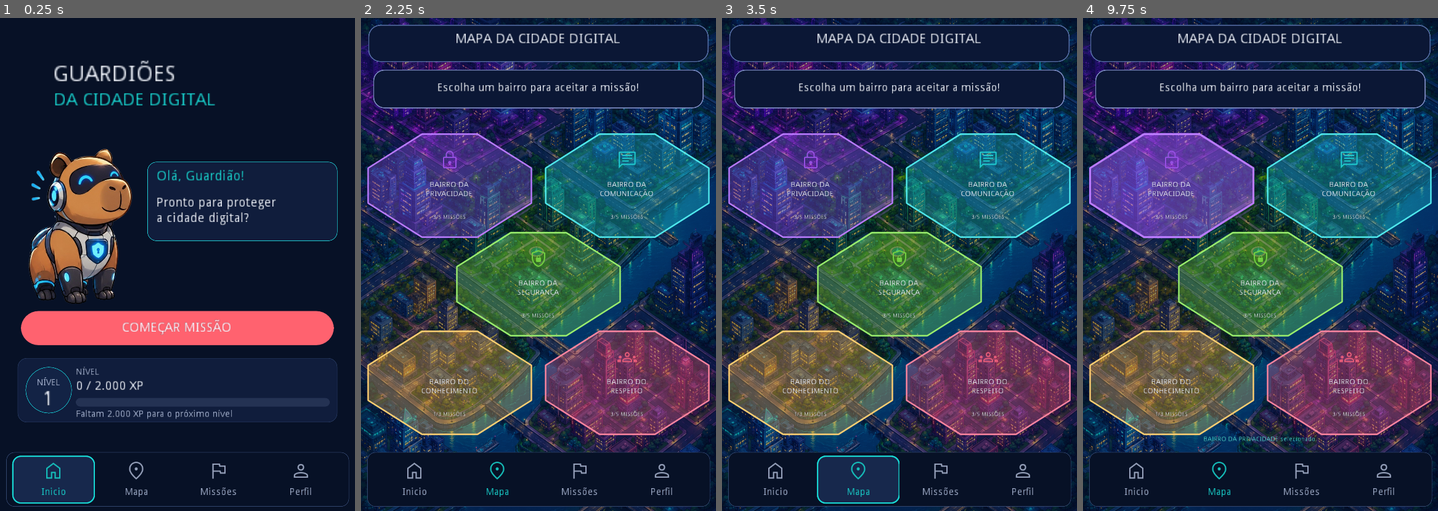
Above: before the commit, frames 1-4 (left to right).
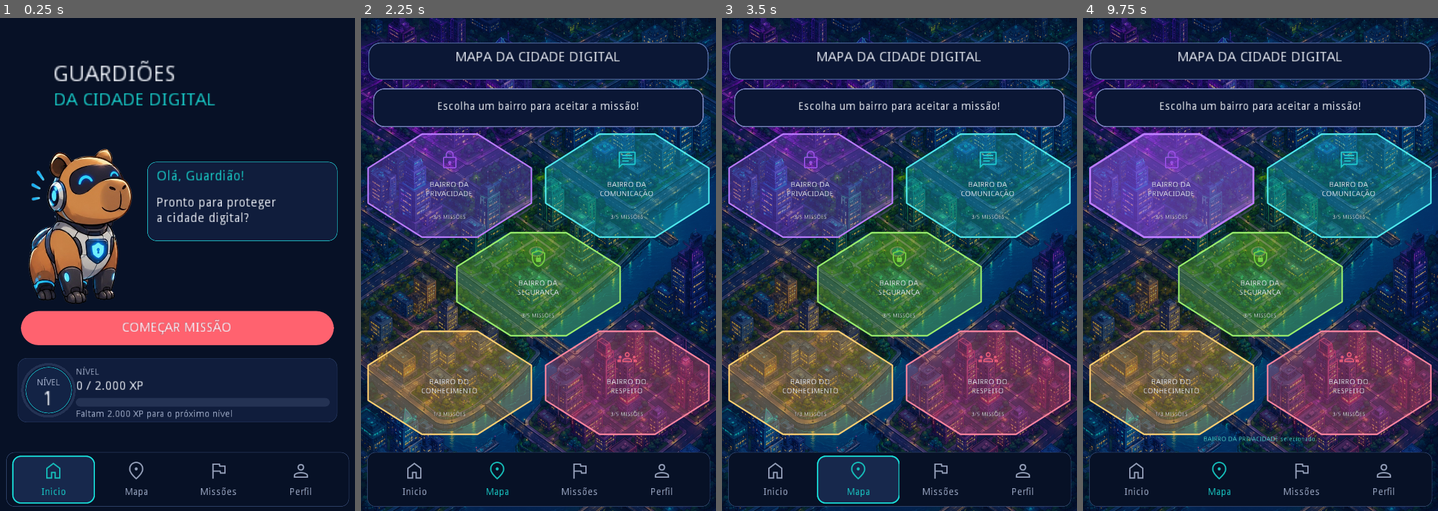
Above: after the commit, the same moments.

Repository: Samuelf17/GabiTech
Game: Godot game, scene res://app/menus/home_screen.tscn
Same seed, same stepped clock (60 frames per second), same inputs: the game is played once before the commit and once after it.
Inputs (mouse positions are in pixels of both pictures, inside the frame that each line leads up to):
- Up to frame 1 (0.25 s): no input
- Up to frame 2 (2.25 s): click "COMEÇAR MISSÃO" at 0.5 s; click "Inicio" at 1.25 s; click "COMEÇAR MISSÃO" at 2 s
- Up to frame 3 (3.5 s): click "Mapa" at 2.75 s
- Up to frame 4 (9.75 s): click "Missões" at 3.5 s; click "Perfil" at 4.25 s; click "DISTINTIVOS" at 5 s; click "CONQUISTAS" at 5.75 s; click "COLEÇÃO" at 6.5 s; click "Inicio" at 7.25 s; click "Inicio" at 8 s; click "Mapa" at 8.75 s; tap Enter at 9.5, 9.6 s; move the mouse to (1338, 239) at 9.52 s; hold Right from 9.53 s (still down); click (1338, 239) at 9.67 s

The runs differ from the first frame. In frame 2, 7.3% of the frame differs, in the area x 2-98%, y 1-23%; in frame 3, 7.3%; in frame 4, 7.3%.

Commit message:
Ajustes na tela de mapa

Diff:
--- a/app/menus/home_screen.gd
+++ b/app/menus/home_screen.gd
@@ -67,6 +67,12 @@
 
 	ui["progress_panel"] = _new_panel("ProgressPanel", PANEL, Color("#26385e"), 18)
 	ui["level_badge"] = _new_panel("LevelBadge", Color("#132345"), Color("#16c7d0"), 56)
+	var level_ring := Control.new()
+	level_ring.name = "LevelProgressRing"
+	level_ring.set_script(preload("res://shared/progress/progress_ring.gd"))
+	level_ring.mouse_filter = Control.MOUSE_FILTER_IGNORE
+	add_child(level_ring)
+	ui["level_ring"] = level_ring
 	ui["level_caption"] = _new_label("NÍVEL", MUTED, "caption", Label.ALIGN_CENTER)
 	ui["level_number"] = _new_label("1", WHITE, "display_number", Label.ALIGN_CENTER)
 	ui["progress_title"] = _new_label("NÍVEL", MUTED, "caption")
@@ -169,9 +175,13 @@
 	_place(ui["progress_panel"], x, y, width, height)
 	var padding: float = min(width, height) * 0.12
 	var badge_size: float = min(height * 0.72, width * 0.22)
-	_place(ui["level_badge"], x + padding, y + (height - badge_size) * 0.5, badge_size, badge_size)
-	_place(ui["level_caption"], x + padding + 5, y + height * 0.5 - badge_size * 0.27, badge_size - 10, badge_size * 0.23, font_basis)
-	_place(ui["level_number"], x + padding + 5, y + height * 0.5 - badge_size * 0.02, badge_size - 10, badge_size * 0.45, font_basis)
+	var badge_x: float = x + padding
+	var badge_y: float = y + (height - badge_size) * 0.5
+	_place(ui["level_badge"], badge_x, badge_y, badge_size, badge_size)
+	var ring_size: float = badge_size * 1.18
+	_place(ui["level_ring"], badge_x - (ring_size - badge_size) * 0.5, badge_y - (ring_size - badge_size) * 0.5, ring_size, ring_size)
+	_place(ui["level_caption"], badge_x + 5, y + height * 0.5 - badge_size * 0.27, badge_size - 10, badge_size * 0.23, font_basis)
+	_place(ui["level_number"], badge_x + 5, y + height * 0.5 - badge_size * 0.02, badge_size - 10, badge_size * 0.45, font_basis)
 
 	var text_x := x + padding + badge_size + padding * 0.55
 	var text_width := width - (text_x - x) - padding
@@ -302,6 +312,7 @@
 	var current_xp: int = int(progress["experience"])
 	var xp_required: int = Progression.experience_per_level
 	ui["level_number"].text = str(progress["level"])
+	ui["level_ring"].call("set_progress_ratio", Progression.get_progress_ratio())
 	ui["progress_value"].text = "%s / %s XP" % [Progression.format_number(current_xp), Progression.format_number(xp_required)]
 	ui["progress_hint"].text = "Faltam %s XP para o próximo nível" % Progression.format_number(xp_required - current_xp)
 
--- a/app/menus/map_screen.gd
+++ b/app/menus/map_screen.gd
@@ -1,8 +1,8 @@
 extends Control
 
 const BOTTOM_NAVIGATION = preload("res://shared/ui/bottom_navigation.tscn")
-const PORTRAIT_MAP_BACKGROUND = preload("res://shared/map/assets/mapa.png")
-const LANDSCAPE_MAP_BACKGROUND = preload("res://shared/map/assets/mapa_horizontal.png")
+const PORTRAIT_MAP_BACKGROUND_PATH = "res://shared/map/assets/mapa.png"
+const LANDSCAPE_MAP_BACKGROUND_PATH = "res://shared/map/assets/mapa_horizontal.png"
 const NAVY = Color("#071126")
 const PANEL = Color("#0b1735")
 const WHITE = Color("#f3f7ff")
@@ -24,6 +24,7 @@
 var ui: Dictionary = {}
 var selected_district: int = -1
 var current_viewport_size := Vector2.ZERO
+var active_background_path: String = ""
 
 
 func _ready() -> void:
@@ -35,7 +36,6 @@
 func _build_screen() -> void:
 	var background := TextureRect.new()
 	background.name = "CityMapBackground"
-	background.texture = PORTRAIT_MAP_BACKGROUND
 	background.expand = true
 	background.stretch_mode = TextureRect.STRETCH_KEEP_ASPECT_COVERED
 	background.mouse_filter = Control.MOUSE_FILTER_IGNORE
@@ -154,13 +154,16 @@
 	var width: float = viewport_size.x
 	var height: float = viewport_size.y
 	var landscape: bool = width > height
-	ui["background"].texture = LANDSCAPE_MAP_BACKGROUND if landscape else PORTRAIT_MAP_BACKGROUND
+	_load_background_for_orientation(landscape)
 	var safe: float = min(width, height) * 0.035
 	var font_basis: float = min(width, height)
-	_place(ui["header_panel"], safe * 0.6, safe * 0.55, width - safe * 1.2, height * 0.075)
-	_place(ui["screen_title"], safe * 1.4, safe * 0.65, width - safe * 2.8, height * 0.055, font_basis)
-	_place(ui["prompt_panel"], safe, height * 0.105, width - safe * 2.0, height * 0.078)
-	_place(ui["prompt"], safe * 1.6, height * 0.115, width - safe * 3.2, height * 0.055, font_basis)
+	var header_y: float = height * 0.05
+	var header_height: float = height * 0.075
+	var prompt_y: float = header_y + header_height + height * 0.018
+	_place(ui["header_panel"], safe * 0.6, header_y, width - safe * 1.2, header_height)
+	_place(ui["screen_title"], safe * 1.4, header_y + safe * 0.1, width - safe * 2.8, height * 0.055, font_basis)
+	_place(ui["prompt_panel"], safe, prompt_y, width - safe * 2.0, height * 0.078)
+	_place(ui["prompt"], safe * 1.6, prompt_y + height * 0.01, width - safe * 3.2, height * 0.055, font_basis)
 	var navigation_top: float = ui["navigation"].get_bar_top(viewport_size)
 	_place(ui["status"], safe, navigation_top - height * 0.043, width - safe * 2.0, height * 0.035, font_basis)
 	var regions: Array = _district_layout(viewport_size, landscape)
@@ -181,6 +184,22 @@
 	ui["areas"].update()
 
 
+func _load_background_for_orientation(landscape: bool) -> void:
+	var texture_path: String = LANDSCAPE_MAP_BACKGROUND_PATH if landscape else PORTRAIT_MAP_BACKGROUND_PATH
+	if active_background_path == texture_path:
+		return
+
+	var background: TextureRect = ui["background"]
+	background.texture = null
+	active_background_path = ""
+	var loaded_texture: Texture = ResourceLoader.load(texture_path, "Texture", true)
+	if loaded_texture == null:
+		push_error("Não foi possível carregar a arte do mapa: " + texture_path)
+		return
+	background.texture = loaded_texture
+	active_background_path = texture_path
+
+
 func _place(control: Control, x: float, y: float, width: float, height: float, font_basis: float = 720.0) -> void:
 	var scale: float = 1.0
 	if control.has_meta("font_role"):
--- /dev/null
+++ b/shared/progress/progress_ring.gd
@@ -0,0 +1,41 @@
+extends Control
+
+const TRACK_COLOR = Color("#243253")
+const PROGRESS_COLOR = Color("#18d6d2")
+const SEGMENT_COUNT = 48
+
+var progress_ratio: float = 0.0
+
+
+func _ready() -> void:
+	connect("resized", self, "_on_resized")
+	update()
+
+
+func set_progress_ratio(value: float) -> void:
+	var normalized_ratio: float = clamp(value, 0.0, 1.0)
+	if abs(progress_ratio - normalized_ratio) < 0.0001:
+		return
+	progress_ratio = normalized_ratio
+	update()
+
+
+func _draw() -> void:
+	var diameter: float = min(rect_size.x, rect_size.y)
+	if diameter <= 0.0:
+		return
+
+	var stroke_width: float = max(2.0, diameter * 0.045)
+	var radius: float = max(0.0, (diameter - stroke_width) * 0.5)
+	var center: Vector2 = rect_size * 0.5
+	draw_arc(center, radius, 0.0, PI * 2.0, SEGMENT_COUNT, TRACK_COLOR, stroke_width, false)
+	if progress_ratio <= 0.0:
+		return
+
+	var progress_segments: int = max(2, int(ceil(SEGMENT_COUNT * progress_ratio)))
+	var end_angle: float = -PI * 0.5 + PI * 2.0 * progress_ratio
+	draw_arc(center, radius, -PI * 0.5, end_angle, progress_segments, PROGRESS_COLOR, stroke_width, false)
+
+
+func _on_resized() -> void:
+	update()
--- a/tests/test_home_screen.gd
+++ b/tests/test_home_screen.gd
@@ -43,7 +43,7 @@
 	screen.rect_size = viewport_size
 	screen._layout_screen(viewport_size)
 
-	for key in ["start", "greeting_panel", "progress_panel", "mascot"]:
+	for key in ["start", "greeting_panel", "progress_panel", "level_ring", "mascot"]:
 		var control: Control = screen.ui[key]
 		_check(control.visible, "%s: %s is visible" % [layout_name, key])
 		_check(control.rect_size.x > 0.0 and control.rect_size.y > 0.0, "%s: %s has positive size" % [layout_name, key])
@@ -113,6 +113,7 @@
 func _test_progress_values(screen) -> void:
 	var progress: Dictionary = Progression.get_state()
 	_check(screen.ui["level_number"].text == str(progress["level"]), "home level number comes from saved progress")
+	_check(abs(screen.ui["level_ring"].get("progress_ratio") - Progression.get_progress_ratio()) < 0.0001, "home level ring reflects saved XP progress")
 	_check(screen.ui["progress_value"].text == "%s / %s XP" % [Progression.format_number(progress["experience"]), Progression.format_number(Progression.experience_per_level)], "home XP value comes from saved progress")
 	_check(screen.ui["progress_hint"].text == "Faltam %s XP para o próximo nível" % Progression.format_number(Progression.experience_per_level - progress["experience"]), "home XP hint comes from saved progress")
 	var original_path: String = Progression.storage_path
@@ -120,10 +121,13 @@
 	_remove_progress_test_file(test_path)
 	Progression.storage_path = test_path
 	Progression.load_progress()
-	Progression.add_experience(2000)
+	Progression.add_experience(500)
+	_check(abs(screen.ui["level_ring"].get("progress_ratio") - 0.25) < 0.0001, "home level ring updates after a partial XP change")
+	Progression.add_experience(1500)
 	_check(screen.ui["level_number"].text == "2", "home level display updates after a level-up signal")
 	_check(screen.ui["progress_value"].text == "0 / 2.000 XP", "home XP display updates after a level-up signal")
 	_check(abs(Progression.get_progress_ratio()) < 0.0001, "level-up resets the XP progress ratio")
+	_check(abs(screen.ui["level_ring"].get("progress_ratio")) < 0.0001, "level-up resets the home level ring")
 	Progression.storage_path = original_path
 	Progression.load_progress()
 	_remove_progress_test_file(test_path)
--- a/tests/test_map_screen.gd
+++ b/tests/test_map_screen.gd
@@ -3,8 +3,8 @@
 const MAP_SCREEN = preload("res://app/menus/map_screen.tscn")
 const MAP_SCREEN_SCRIPT = preload("res://app/menus/map_screen.gd")
 const BOTTOM_NAVIGATION_SCRIPT = preload("res://shared/ui/bottom_navigation.gd")
-const PORTRAIT_MAP_BACKGROUND = preload("res://shared/map/assets/mapa.png")
-const LANDSCAPE_MAP_BACKGROUND = preload("res://shared/map/assets/mapa_horizontal.png")
+const PORTRAIT_MAP_BACKGROUND_PATH = "res://shared/map/assets/mapa.png"
+const LANDSCAPE_MAP_BACKGROUND_PATH = "res://shared/map/assets/mapa_horizontal.png"
 
 var failures: Array = []
 
@@ -36,9 +36,18 @@
 	screen.rect_size = viewport_size
 	screen._layout_screen(viewport_size)
 	_check(screen.ui["background"].texture != null, "map illustration loads at %s" % viewport_size)
-	var expected_background = LANDSCAPE_MAP_BACKGROUND if viewport_size.x > viewport_size.y else PORTRAIT_MAP_BACKGROUND
-	_check(screen.ui["background"].texture == expected_background, "map illustration matches viewport orientation at %s" % viewport_size)
+	var expected_background_path: String = LANDSCAPE_MAP_BACKGROUND_PATH if viewport_size.x > viewport_size.y else PORTRAIT_MAP_BACKGROUND_PATH
+	_check(screen.ui["background"].texture.resource_path == expected_background_path, "map illustration matches viewport orientation at %s" % viewport_size)
+	_check(screen.active_background_path == expected_background_path, "only the active orientation is tracked at %s" % viewport_size)
+	var inactive_background_path: String = PORTRAIT_MAP_BACKGROUND_PATH if viewport_size.x > viewport_size.y else LANDSCAPE_MAP_BACKGROUND_PATH
+	_check(not ResourceLoader.has_cached(inactive_background_path), "inactive orientation texture is not cached at %s" % viewport_size)
+	var expected_dimensions: Vector2 = Vector2(1672, 941) if viewport_size.x > viewport_size.y else Vector2(1024, 1536)
+	_check(Vector2(screen.ui["background"].texture.get_width(), screen.ui["background"].texture.get_height()) == expected_dimensions, "map compression keeps source resolution at %s" % viewport_size)
 	_check(screen.ui["background"].stretch_mode == TextureRect.STRETCH_KEEP_ASPECT_COVERED, "map art fills its background area at %s" % viewport_size)
+	var header_rect: Rect2 = screen.ui["header_panel"].get_global_rect()
+	var prompt_rect: Rect2 = screen.ui["prompt_panel"].get_global_rect()
+	_check(is_equal_approx(header_rect.position.y, viewport_size.y * 0.05), "map title panel keeps a 5% top margin at %s" % viewport_size)
+	_check(header_rect.end.y <= prompt_rect.position.y, "map title and prompt panels do not overlap at %s" % viewport_size)
 	_check(screen.ui["prompt"].text == "Escolha um bairro para aceitar a missão!", "mission prompt stays present at %s" % viewport_size)
 	_check(screen.ui["areas"].focus_mode == Control.FOCUS_ALL, "district layer supports keyboard/controller focus at %s" % viewport_size)
 	var navigation = screen.ui["navigation"]
Not shown, changed: shared/map/assets/mapa.png.import
Not shown, changed: shared/map/assets/mapa_horizontal.png.import
Not shown, changed: AGENTS.md
Not shown, changed: CHANGELOG.md
Not shown, changed: PROJECT_CONTEXT.md
Not shown, changed: README.md
Not shown, added: build/Guardiões da Cidade Digital.apk
Not shown, added: build/Guardiões da Cidade Digital.apk.idsig
Not shown, added: build/Guardiões da Cidade Digital_v1.apk
Not shown, added: build/Guardiões da Cidade Digital_v1.apk.idsig
